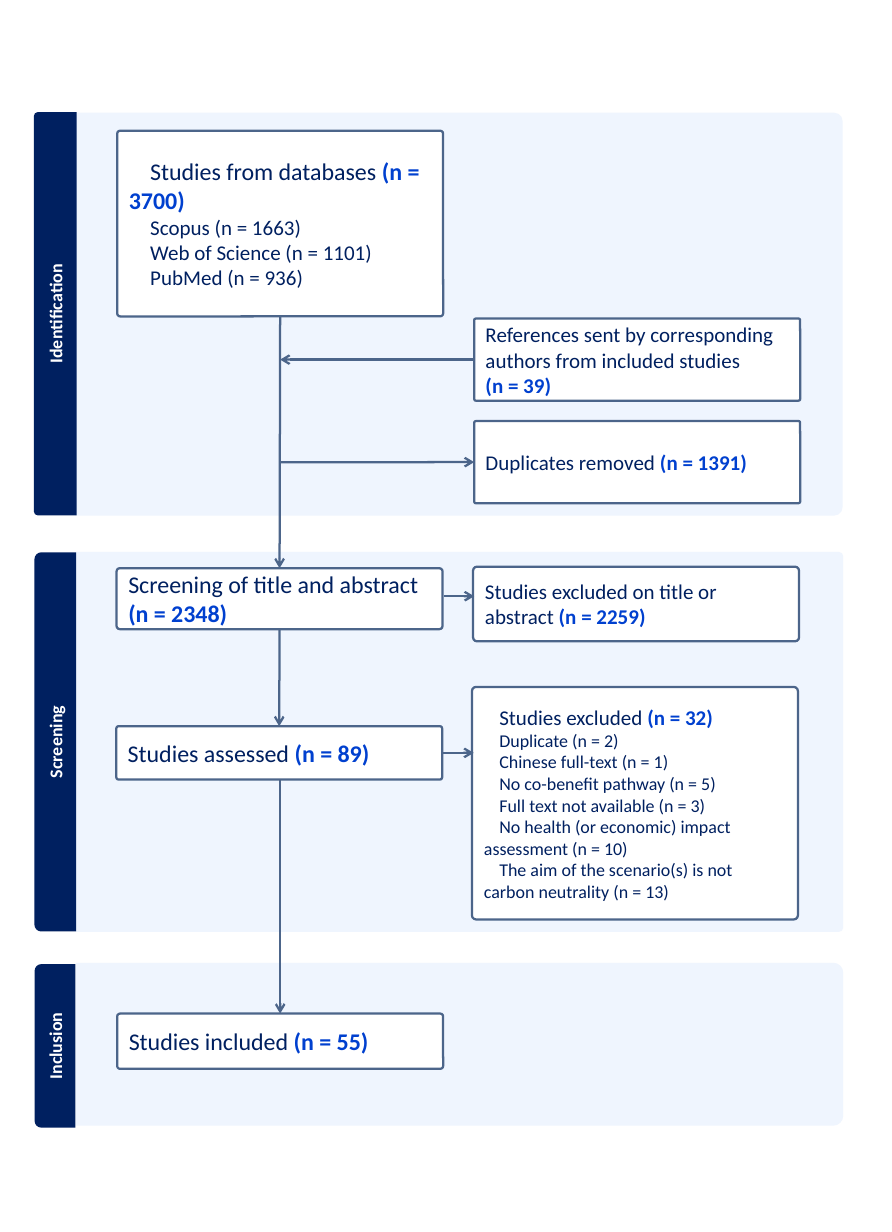
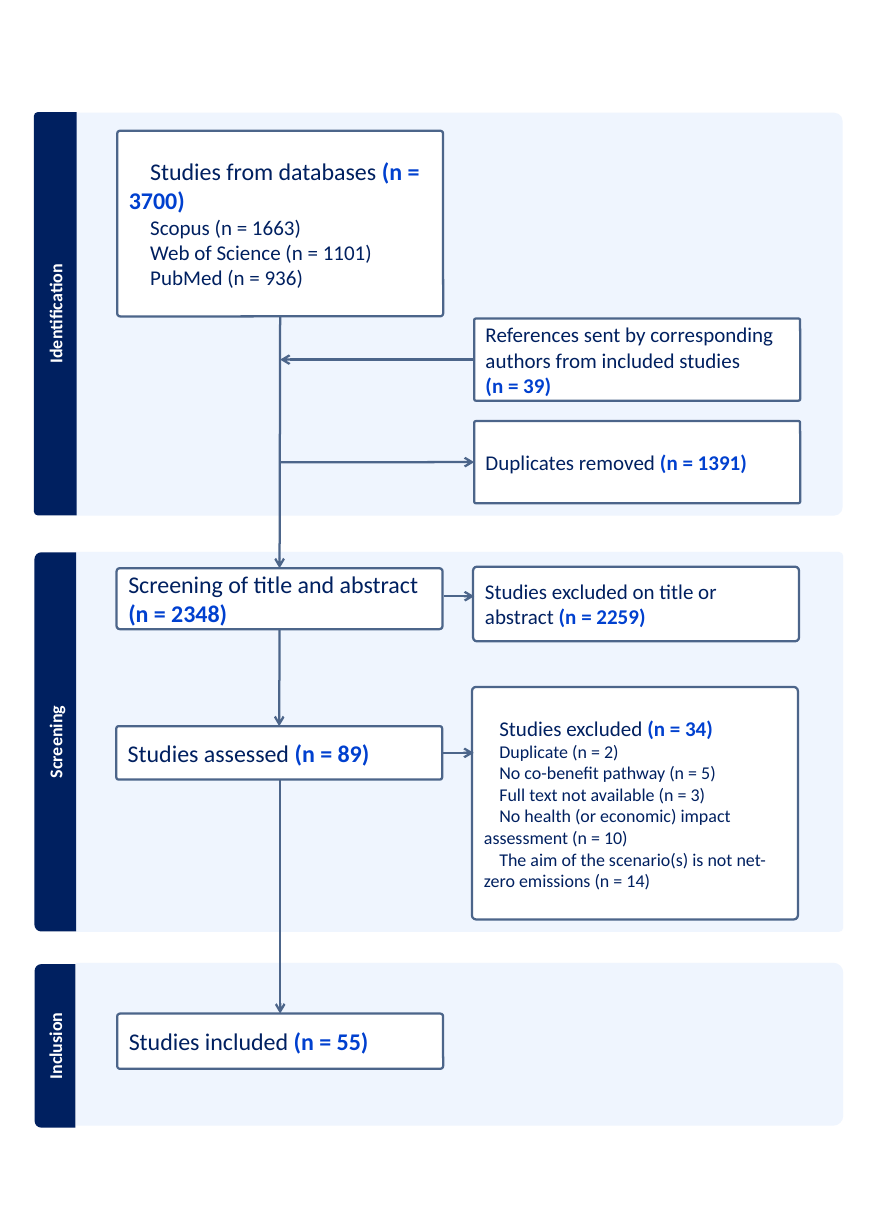
Before and after one commit to LeoMoutet/revue_syst, a slide deck: slide 1 of figures/flow chart.pptx. Drawn at 892x1232 pixels with LibreOffice and Linux fonts; fonts in the diff are those of the drawing. Boxes give left, top, right and bottom in pixels: in the first picture for what was removed or moved away, otherwise in the second. Text is boxed around its words. In the diff, an @@ line names an element or a change of style, - is before the commit and + after.

```diff
--- a/figures/flow chart.pptx
+++ b/figures/flow chart.pptx
@@ text in rounded rectangle at (x1=499, y1=720, x2=713, y2=739): text changed @@
-Studies excluded (n = 32)
+Studies excluded (n = 34)
@@ text in rounded rectangle at (x1=499, y1=755, x2=669, y2=771): paragraph removed @@
-Chinese full-text (n = 1)
@@ text in rounded rectangle at (x1=484, y1=853, x2=766, y2=890): text changed @@
-The aim of the scenario(s) is not carbon neutrality (n = 13)
+The aim of the scenario(s) is not net-zero emissions (n = 14)
```
Also in this commit, not shown: 1 other slide changed, 8 other files.
